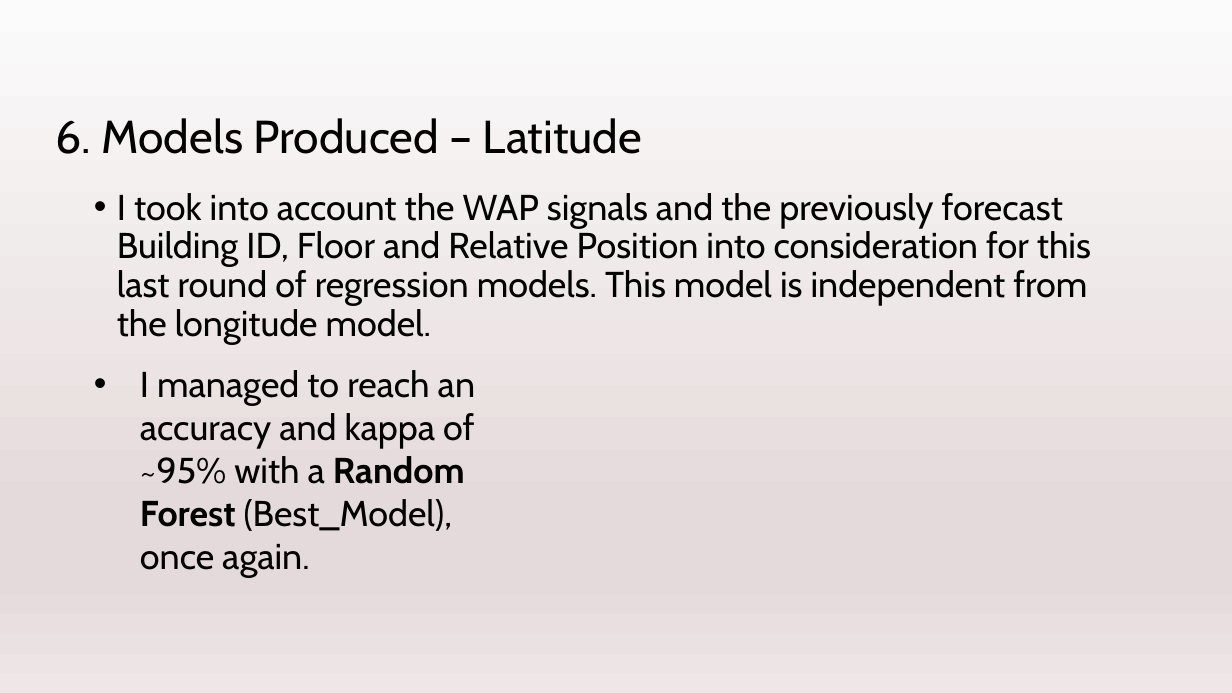
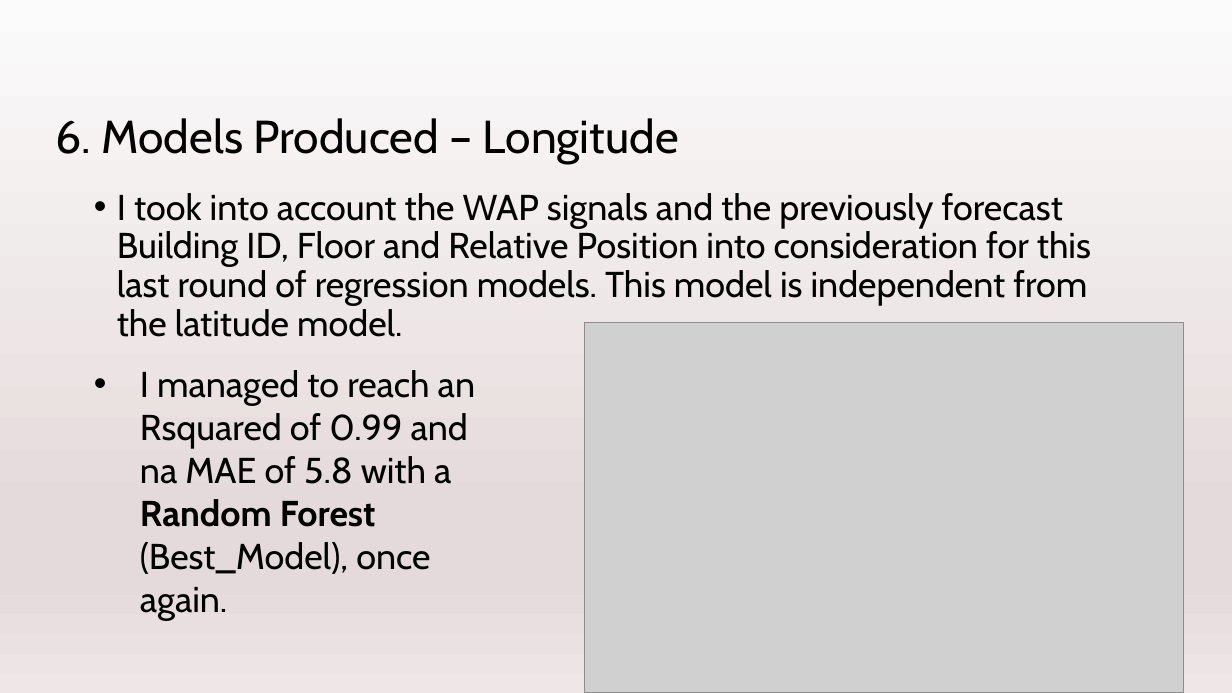
Before and after one commit to TomeBorges/IoT_Deep_Analytics_Visualization, a slide deck: slide 11 of Task3/Task3_ppt.pptx. Drawn at 1232x693 pixels with LibreOffice and Linux fonts; fonts in the diff are those of the drawing; grey boxes stand for pictures. Boxes give left, top, right and bottom in pixels: in the first picture for what was removed or moved away, otherwise in the second. Text is boxed around its words. In the diff, an @@ line names an element or a change of style, - is before the commit and + after.

```diff
--- a/Task3/Task3_ppt.pptx
+++ b/Task3/Task3_ppt.pptx
@@ title at (x1=55, y1=118, x2=679, y2=163): text changed @@
-6. Models Produced – Latitude
+6. Models Produced – Longitude
@@ text at (x1=117, y1=193, x2=1091, y2=337): text changed @@
-• I took into account the WAP signals and the previously forecast Building ID, Floor and Relative Position into consideration for this last round of regression models. This model is independent from the longitude model.
+• I took into account the WAP signals and the previously forecast Building ID, Floor and Relative Position into consideration for this last round of regression models. This model is independent from the latitude model.
@@ picture added at (x1=584, y1=323, x2=1184, y2=693) @@
@@ text at (x1=140, y1=370, x2=475, y2=621): text changed @@
-• I managed to reach an accuracy and kappa of ~95% with a Random Forest (Best_Model), once again.
+• I managed to reach an Rsquared of 0.99 and na MAE of 5.8 with a Random Forest (Best_Model), once again.
```
Also in this commit, not shown: 3 other slides changed, 1 slide added.
